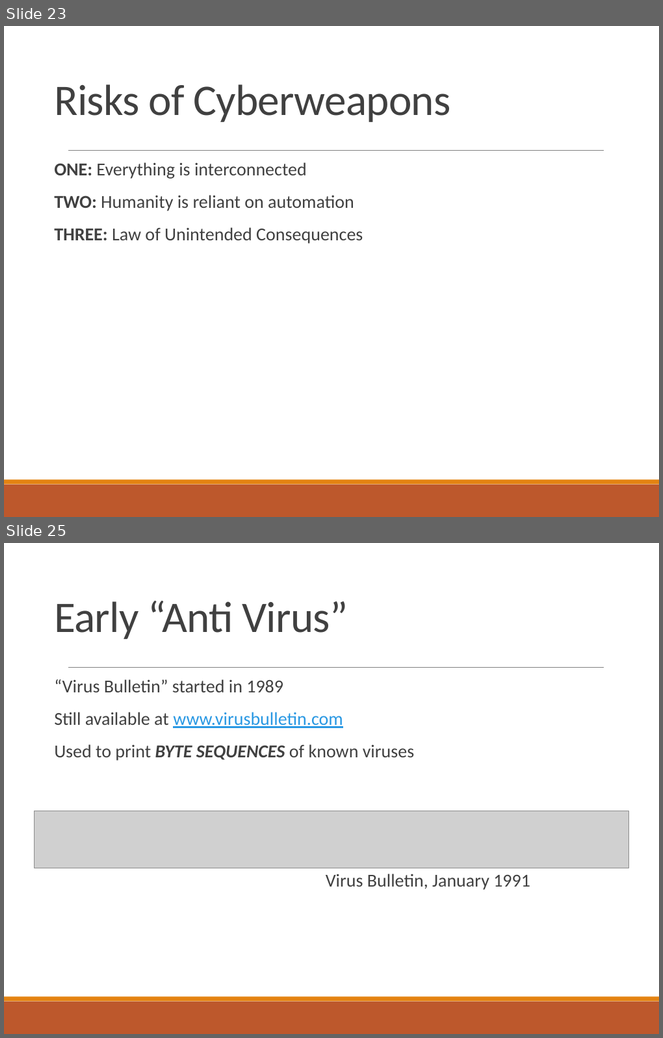
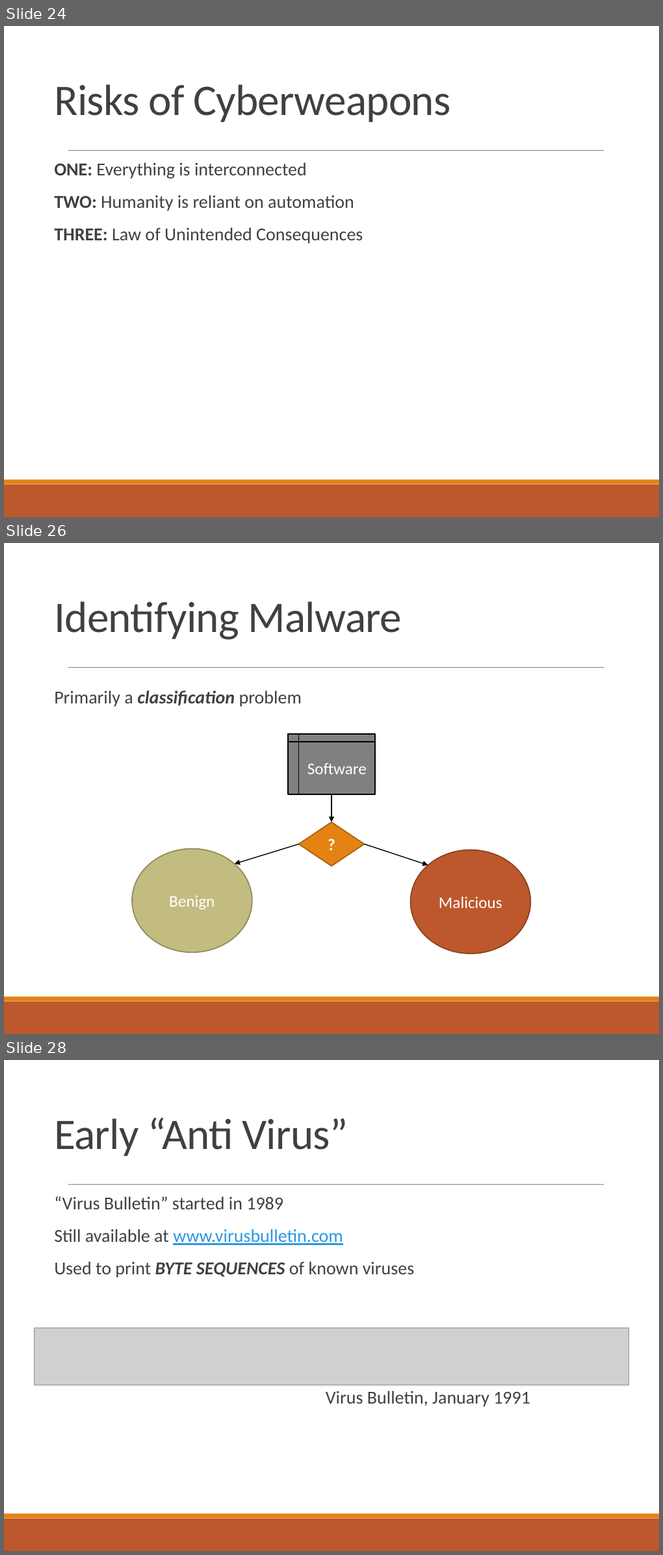
Before and after one commit to CrimsonVista/UTAustin-Courses, a slide deck: 2020fa_cs361s/lectures/20201026_malicious_software.pptx. Shown one above the other, each under a label of ours: slides 23 and 25 before the commit, slides 24, 26 and 28 after it; the slides between them are not shown. The pictures are 663x1038 and 663x1555 pixels, drawn with LibreOffice and Linux fonts; fonts in the diff are those of the drawing; grey boxes stand for pictures. Boxes give left, top, right and bottom in pixels: in the first picture for what was removed or moved away, otherwise in the second. Text is boxed around its words. In the diff, an @@ line names an element or a change of style, - is before the commit and + after.

Commit message:
Update malicious code lecture

```diff
--- a/2020fa_cs361s/lectures/20201026_malicious_software.pptx
+++ b/2020fa_cs361s/lectures/20201026_malicious_software.pptx
@@ slide 26 added at <box>4,543,659,1034</box>, background #FFFFFF; not listed: 3 template elements that a slide beside it also shows @@
@@ title added at <box>54,601,402,640</box>, 48 pt, text #404040 @@
+Identifying Malware
@@ text added at <box>54,691,302,707</box>, 20 pt, text #404040 @@
+  Primarily a classification problem
@@ flow chart internal storage added at <box>287,734,375,795</box>, fill #808080, outline #000000 1.25 pt, 18 pt, text #FFFFFF @@
+Software
@@ arrow added from (332, 795) to (332, 822), #000000 1 pt @@
@@ diamond added at <box>299,822,364,866</box>, fill #E48312, outline #A9610D 1.25 pt, 18 pt, text #FFFFFF, bold @@
+?
@@ ellipse added at <box>132,849,252,953</box>, fill #C2BC80, outline #908B5F 1.25 pt, 18 pt, text #FFFFFF @@
+Benign
@@ arrow added from (299, 845) to (235, 864), #000000 1 pt @@
@@ arrow added from (364, 845) to (428, 865), #000000 1 pt @@
@@ ellipse added at <box>411,850,530,954</box>, fill #BD582C, outline #8C4121 1.25 pt, 18 pt, text #FFFFFF @@
+Malicious
@@ what was slide 23 is now slide 24 @@
@@ what was slide 25 is now slide 28 @@
```
Also in this commit, not shown: 4 slides changed, 17 other slides added, 1 slide removed, 1 other file.
